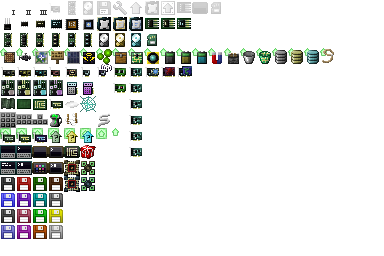
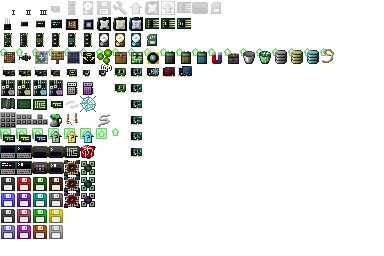
Before/after of a 384px x 256px layered artwork. What changed in the layer stack:
painted on "items" (2nd of 2, in "items") over (64, 192, 95, 208)
